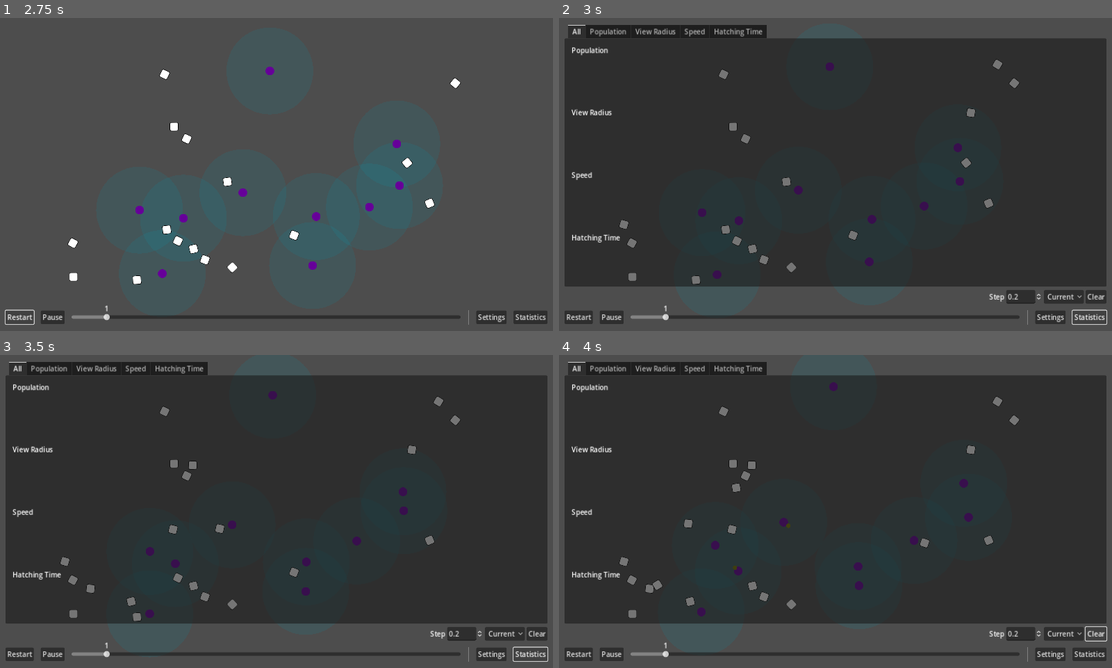
Above: before the commit, frames 1-4 (two rows, left to right).
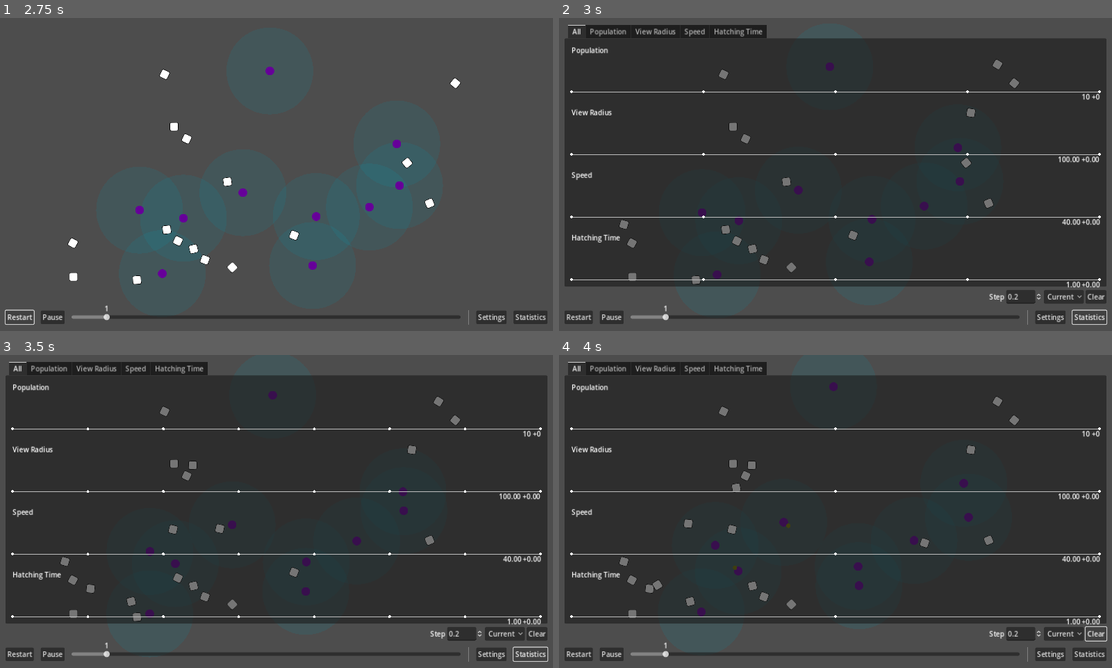
Above: after the commit, the same moments.

Repository: wivest/Natural-Selection
Game: Godot game, scene res://main.tscn
Same seed, same stepped clock (60 frames per second), same inputs: the game is played once before the commit and once after it.
Inputs:
- Up to frame 1 (2.75 s): click "Restart" at 0.5 s; click "Restart" at 1.25 s; click "Restart" at 2 s
- Up to frame 2 (3 s): click "Statistics" at 2.75 s
- Up to frame 3 (3.5 s): no input
- Up to frame 4 (4 s): click "Clear" at 3.5 s

Frame 1 is identical in both runs. In frame 2, 1.2% of the frame differs, in the area x 2-98%, y 23-87%; in frame 3, 1.2%; in frame 4, 1.2%.
Error before the commit: Trying to assign value of type 'counter.gd' to a variable of type 'canvas.gd'. (res://ui/tabs/statistics/chart/chart.gd:28)

Commit message:
refactor: move drawing to canvas

Diff:
--- a/ui/tabs/statistics/chart/canvas.gd
+++ b/ui/tabs/statistics/chart/canvas.gd
@@ -3,6 +3,29 @@
 
 @onready var counter: Counter = $Counter
 
+func draw_edges(view_mode: ViewMode, data: ChartData, start: int, end: int, minimum: float, maximum: float, delta: float):
+	var vratio: float = view_mode.get_vratio(data.nodes[start].y, minimum, maximum)
+	var hratio: float = view_mode.get_hratio(0, delta)
+	var prev := Vector2(size.x * hratio, size.y * vratio)
+
+	for i in range(start + 1, end):
+		vratio = view_mode.get_vratio(data.nodes[i].y, minimum, maximum)
+		hratio = view_mode.get_hratio(data.get_relative_time(i, start), delta)
+		position_counter(vratio)
+
+		var pos := Vector2(size.x * hratio, size.y * vratio)
+		draw_line(prev, pos, Color.GRAY)
+		prev = pos
+
+func draw_nodes(view_mode: ViewMode, data: ChartData, start: int, end: int, minimum: float, maximum: float, delta: float):
+	for i in range(start, end):
+		var vratio: float = view_mode.get_vratio(data.nodes[i].y, minimum, maximum)
+		var hratio: float = view_mode.get_hratio(data.get_relative_time(i, start), delta)
+		position_counter(vratio)
+
+		var pos := Vector2(size.x * hratio, size.y * vratio)
+		draw_circle(pos, 3, Color.WHITE)
+
 func position_counter(ratio: float):
 	counter.anchor_top = ratio
 	counter.anchor_bottom = ratio
--- a/ui/tabs/statistics/chart/chart.gd
+++ b/ui/tabs/statistics/chart/chart.gd
@@ -18,14 +18,9 @@
 var _time: float:
 	get:
 		return Time.get_ticks_msec() / 1000.0
-var _margin_size: Vector2:
-	get:
-		var x: float = size.x - get_theme_constant("margin_left") - get_theme_constant("margin_right")
-		var y: float = size.y - get_theme_constant("margin_top") - get_theme_constant("margin_bottom")
-		return Vector2(x, y)
 
 @onready var chart_name: Label = $Name
-@onready var canvas: ChartCanvas = $Canvas/Counter
+@onready var canvas: ChartCanvas = $Canvas
 
 func _ready():
 	chart_name.text = name
@@ -36,12 +31,14 @@
 	parameters.view_mode.item_selected.connect(func(i: int): view_mode = view_modes[i]; queue_redraw())
 	parameters.clear.pressed.connect(clear_nodes)
 	parameters.timer.timeout.connect(record_node)
+	canvas.draw.connect(update_canvas)
 
 func _process(_delta):
 	if Input.is_action_just_pressed(&"restart"):
 		clear_nodes()
 
-func _draw():
+func update_canvas():
+	print(data.nodes.size())
 	if data.nodes.size() == 0:
 		return
 
@@ -52,40 +49,8 @@
 	var maximum: float = data.local_max(start_index, end_index)
 	var delta: float = view_mode.get_delta_time(data)
 
-	draw_edges(start_index, end_index, minimum, maximum, delta)
-	draw_nodes(start_index, end_index, minimum, maximum, delta)
-
-func draw_edges(start: int, end: int, minimum: float, maximum: float, delta: float):
-	var vratio: float = view_mode.get_vratio(data.nodes[start].y, minimum, maximum)
-	var hratio: float = view_mode.get_hratio(0, delta)
-	var prev := Vector2(
-			get_theme_constant("margin_left") + _margin_size.x * hratio,
-			get_theme_constant("margin_top") + _margin_size.y * vratio
-	)
-
-	for i in range(start + 1, end):
-		vratio = view_mode.get_vratio(data.nodes[i].y, minimum, maximum)
-		hratio = view_mode.get_hratio(data.get_relative_time(i, start), delta)
-		canvas.position_counter(vratio)
-
-		var pos := Vector2(
-			get_theme_constant("margin_left") + _margin_size.x * hratio,
-			get_theme_constant("margin_top") + _margin_size.y * vratio
-		)
-		draw_line(prev, pos, Color.GRAY)
-		prev = pos
-
-func draw_nodes(start: int, end: int, minimum: float, maximum: float, delta: float):
-	for i in range(start, end):
-		var vratio: float = view_mode.get_vratio(data.nodes[i].y, minimum, maximum)
-		var hratio: float = view_mode.get_hratio(data.get_relative_time(i, start), delta)
-		canvas.position_counter(vratio)
-
-		var pos := Vector2(
-			get_theme_constant("margin_left") + _margin_size.x * hratio,
-			get_theme_constant("margin_top") + _margin_size.y * vratio
-		)
-		draw_circle(pos, 3, Color.WHITE)
+	canvas.draw_edges(view_mode, data, start_index, end_index, minimum, maximum, delta)
+	canvas.draw_nodes(view_mode, data, start_index, end_index, minimum, maximum, delta)
 
 func clear_nodes():
 	data = ChartData.new()
@@ -100,5 +65,4 @@
 	data.nodes.append(Vector2(node_time, getter.get_value()))
 
 	canvas.counter.value = getter.get_value()
-
-	queue_redraw()
+	canvas.queue_redraw()
--- a/ui/tabs/statistics/chart/chart.tscn
+++ b/ui/tabs/statistics/chart/chart.tscn
@@ -1,6 +1,7 @@
-[gd_scene load_steps=3 format=3 uid="uid://cy22fswssjyxs"]
+[gd_scene load_steps=4 format=3 uid="uid://cy22fswssjyxs"]
 
 [ext_resource type="Script" path="res://ui/tabs/statistics/chart/chart.gd" id="1_g8qfy"]
+[ext_resource type="Script" path="res://ui/tabs/statistics/chart/canvas.gd" id="2_no38k"]
 [ext_resource type="Script" path="res://ui/tabs/statistics/chart/counter.gd" id="2_qxeo1"]
 
 [node name="Chart" type="MarginContainer"]
@@ -16,7 +17,6 @@
 theme_override_constants/margin_right = 16
 theme_override_constants/margin_bottom = 16
 script = ExtResource("1_g8qfy")
-padding = null
 
 [node name="Name" type="Label" parent="."]
 layout_mode = 2
@@ -25,6 +25,7 @@
 
 [node name="Canvas" type="Control" parent="."]
 layout_mode = 2
+script = ExtResource("2_no38k")
 
 [node name="Counter" type="Label" parent="Canvas"]
 layout_mode = 1
